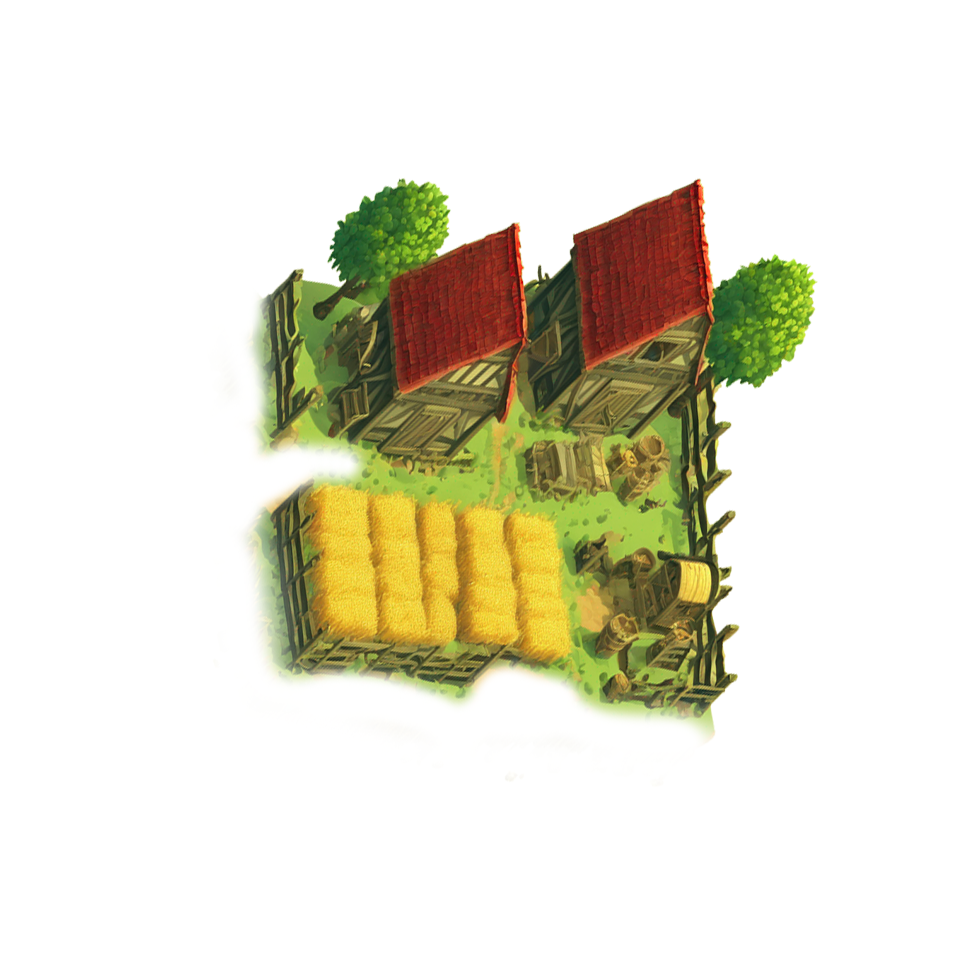
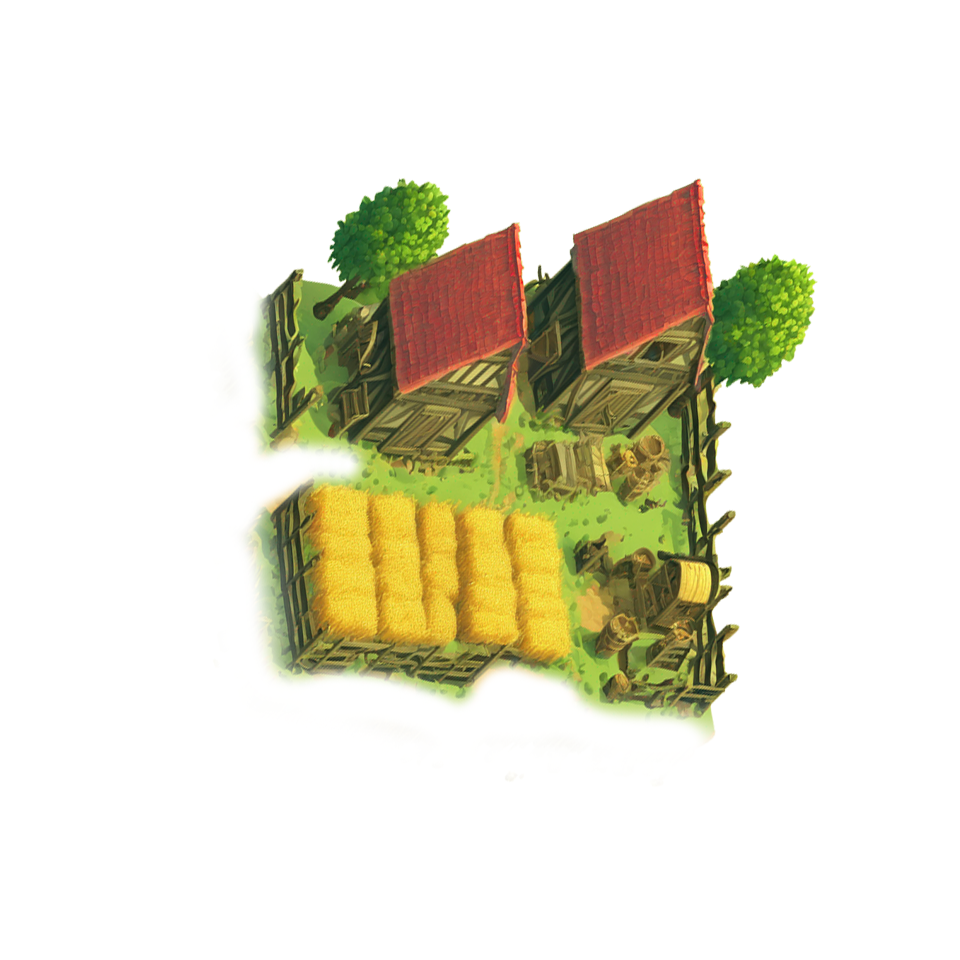
The second 960x960 image is a revision of the first. Changes to its layers:
pixels changed over [389, 179, 808, 424] (layer not identified)
